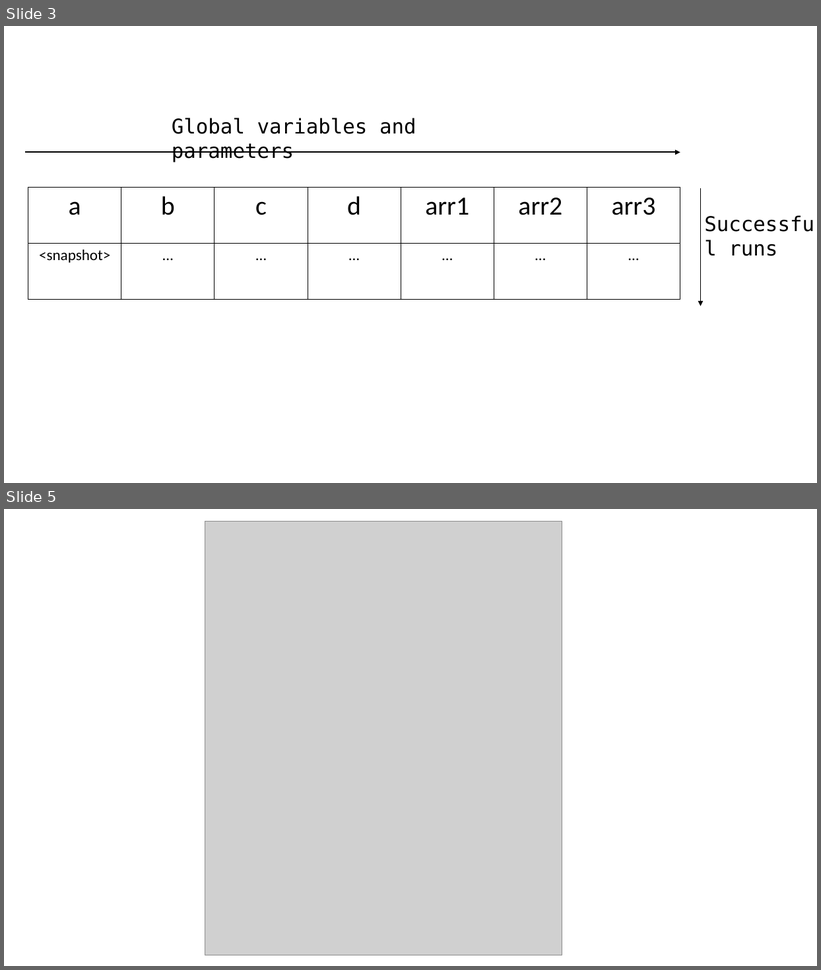
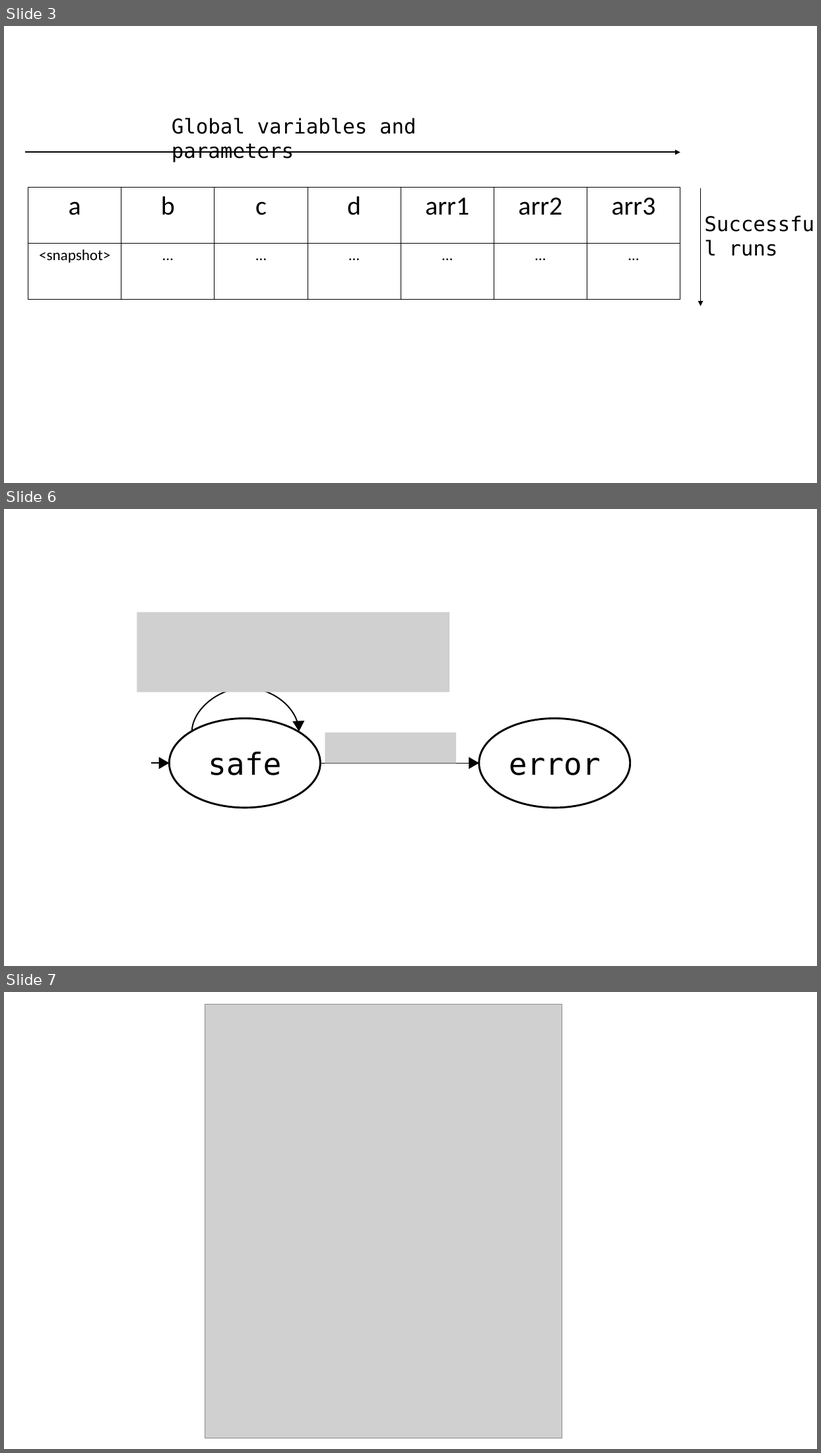
Before and after one commit to aritradhar/Thesis_Draft, a slide deck: images/ArrayIndex.pptx. Shown one above the other, each under a label of ours: slides 3 and 5 before the commit, slides 3, 6 and 7 after it; the slides between them are not shown. The pictures are 821x970 and 821x1453 pixels, drawn with LibreOffice and Linux fonts; fonts in the diff are those of the drawing; grey boxes stand for pictures. Boxes give left, top, right and bottom in pixels: in the first picture for what was removed or moved away, otherwise in the second. Text is boxed around its words. In the diff, an @@ line names an element or a change of style, - is before the commit and + after.

```diff
--- a/images/ArrayIndex.pptx
+++ b/images/ArrayIndex.pptx
@@ slide 6 added at box(4, 509, 817, 966), background #FFFFFF @@
@@ picture added at box(137, 612, 450, 692) @@
@@ curved arrow added from (192, 732) to (298, 731), #000000 1.5 pt @@
@@ ellipse added at box(169, 719, 321, 809), fill #FFFFFF, outline #000000 2.25 pt, 36 pt, text #000000 @@
+safe
@@ triangle added at box(294, 722, 304, 731), fill #000000, outline #000000 1 pt @@
@@ ellipse added at box(479, 719, 630, 809), fill #FFFFFF, outline #000000 2.25 pt, 36 pt, text #000000 @@
+error
@@ picture added at box(325, 733, 456, 763) @@
@@ arrow added from (151, 763) to (169, 763), #000000 1.5 pt @@
@@ triangle added at box(159, 758, 168, 768), fill #000000, outline #000000 1 pt @@
@@ arrow added from (321, 763) to (479, 763), #000000 1 pt @@
@@ triangle added at box(469, 758, 479, 768), fill #000000, outline #000000 1 pt @@
@@ what was slide 5 is now slide 7 @@
```
Also in this commit, not shown: 1 slide changed, 4 other slides added, 1 slide removed, 52 other files.
